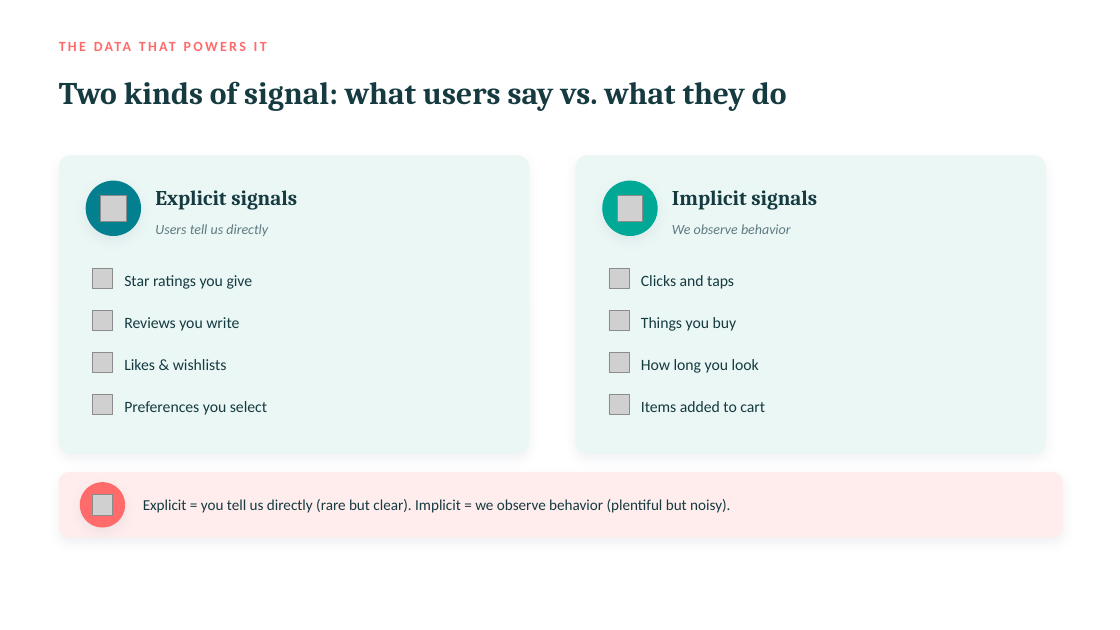
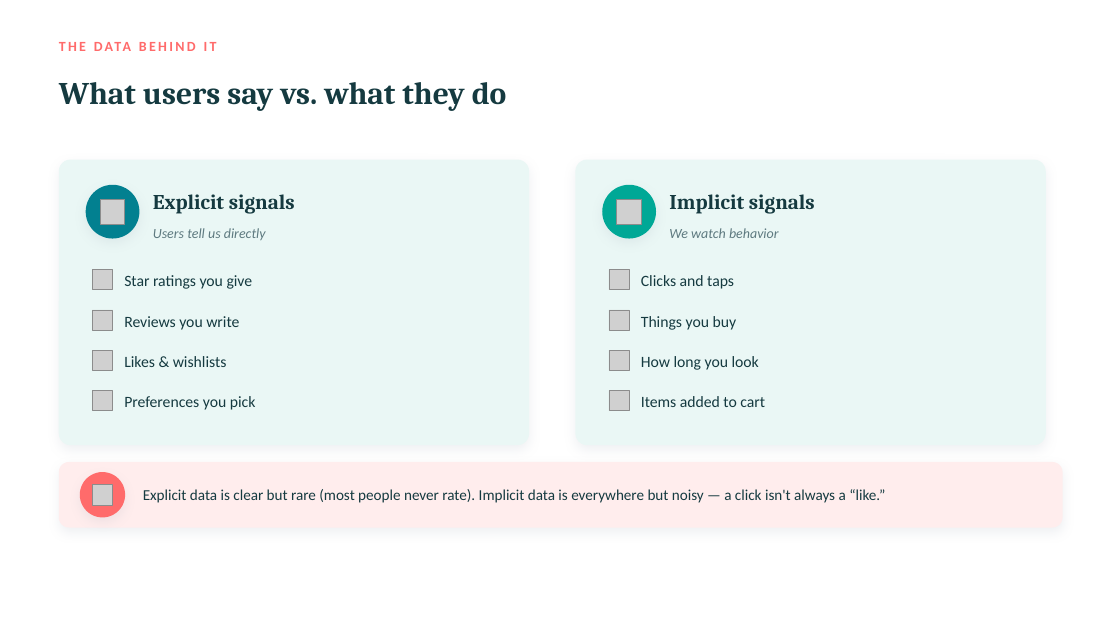
Before and after one commit to cuteolaf/rec-sys, a slide deck: slide 8 of Recommendation-Systems_DataScience-Beginners.pptx (slide 6 before the commit). Drawn at 1120x630 pixels with LibreOffice and Linux fonts; fonts in the diff are those of the drawing; grey boxes stand for pictures. Boxes give left, top, right and bottom in pixels: in the first picture for what was removed or moved away, otherwise in the second. Text is boxed around its words. In the diff, an @@ line names an element or a change of style, - is before the commit and + after.

```diff
--- a/Recommendation-Systems_DataScience-Beginners.pptx
+++ b/Recommendation-Systems_DataScience-Beginners.pptx
@@ text at bbox=[59, 34, 1063, 59]: text changed @@
-THE DATA THAT POWERS IT
+THE DATA BEHIND IT
@@ text at bbox=[59, 82, 507, 111]: text changed @@
-Two kinds of signal: what users say vs. what they do
+What users say vs. what they do
@@ rounded rectangle: place and size @@
-rounded rectangle at bbox=[59, 155, 529, 454]
+rounded rectangle at bbox=[59, 160, 529, 445]
@@ rounded rectangle at bbox=[59, 160, 529, 445]: proportions changed @@
@@ rounded rectangle at bbox=[576, 160, 1046, 445]: proportions changed @@
@@ rounded rectangle: place and size @@
-rounded rectangle at bbox=[576, 155, 1046, 454]
+rounded rectangle at bbox=[576, 160, 1046, 445]
@@ 3 texts, 2 ellipses: place and size @@
-3 texts, 2 ellipses at bbox=[86, 181, 817, 236]
+3 texts, 2 ellipses at bbox=[86, 185, 815, 240]
@@ text at bbox=[669, 228, 779, 238]: text changed @@
-We observe behavior
+We watch behavior
@@ 2 pictures, 1 text: place and size @@
-2 pictures, 1 text at bbox=[92, 395, 765, 415]
+2 pictures, 1 text at bbox=[92, 391, 765, 411]
@@ text at bbox=[124, 396, 256, 410]: text changed @@
-Preferences you select
+Preferences you pick
@@ 1 picture, 1 rounded rectangle, 1 ellipse: place and size @@
-1 picture, 1 rounded rectangle, 1 ellipse at bbox=[59, 472, 1063, 538]
+1 picture, 1 rounded rectangle, 1 ellipse at bbox=[59, 462, 1063, 528]
@@ text at bbox=[143, 489, 885, 503]: text changed @@
-Explicit = you tell us directly (rare but clear). Implicit = we observe behavior (plentiful but noisy).
+Explicit data is clear but rare (most people never rate). Implicit data is everywhere but noisy — a click isn't always a “like.”
```
Also in this commit, not shown: 6 other slides changed, 13 slides added, 5 slides removed, 8 other files.
